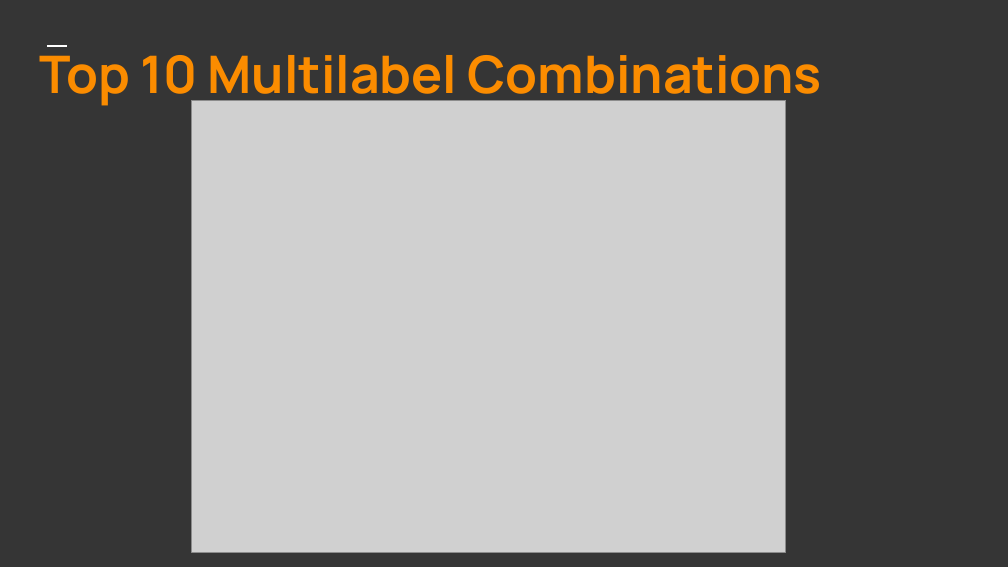
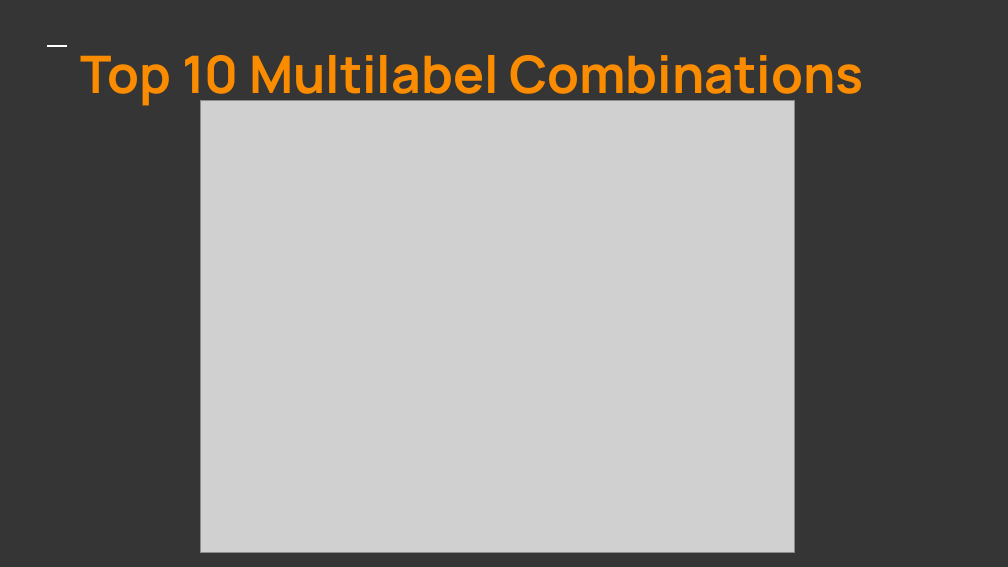
Before and after one commit to har1113/techx_online_toxicity_classification, a slide deck: slide 6 of Taming The Trolls.pptx. Drawn at 1008x567 pixels with LibreOffice and Linux fonts; fonts in the diff are those of the drawing; grey boxes stand for pictures. Boxes give left, top, right and bottom in pixels: in the first picture for what was removed or moved away, otherwise in the second. Text is boxed around its words. In the diff, an @@ line names an element or a change of style, - is before the commit and + after.

```diff
--- a/Taming The Trolls.pptx
+++ b/Taming The Trolls.pptx
@@ title "Top 10 Multilabel Combinations" rewrapped from [39, 45, 822, 107] to [81, 55, 863, 107] @@
@@ picture: place and size @@
-picture at [192, 100, 785, 552]
+picture at [201, 100, 794, 552]
```
Also in this commit, not shown: 2 other slides changed, 2 slides added.
